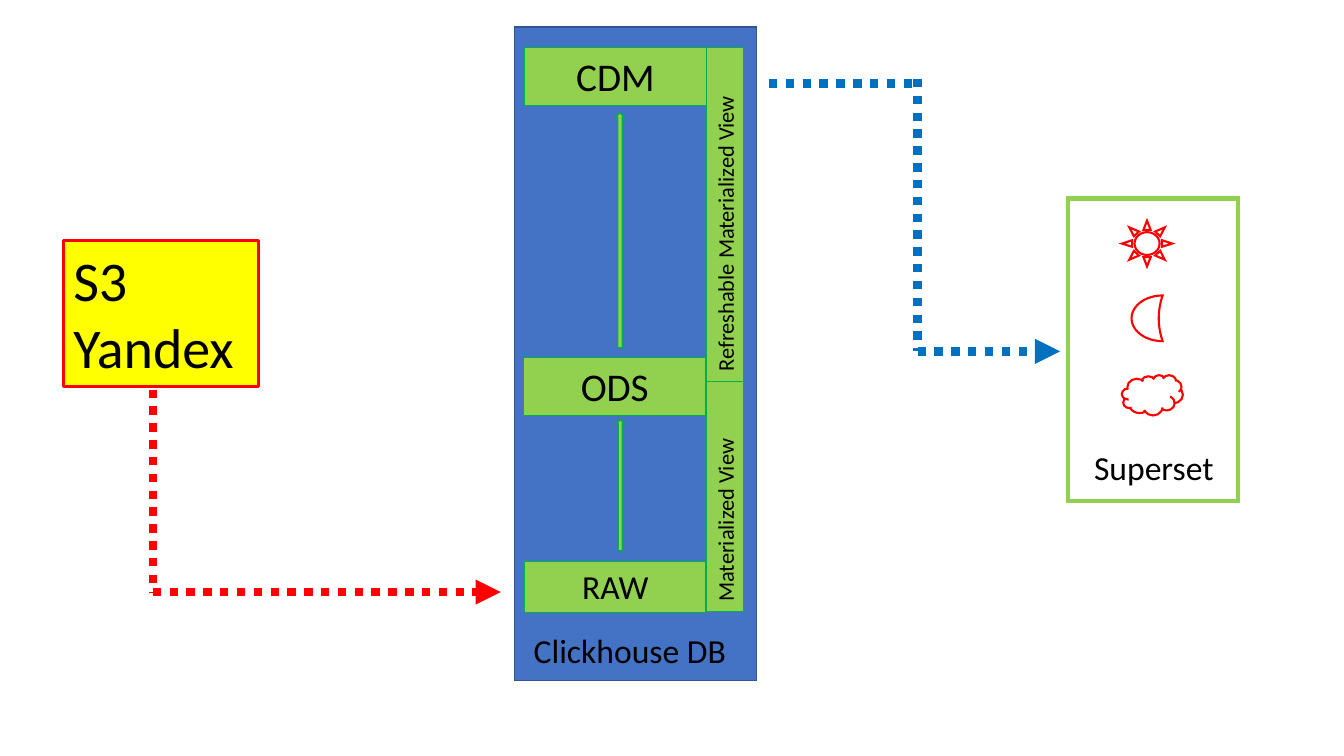
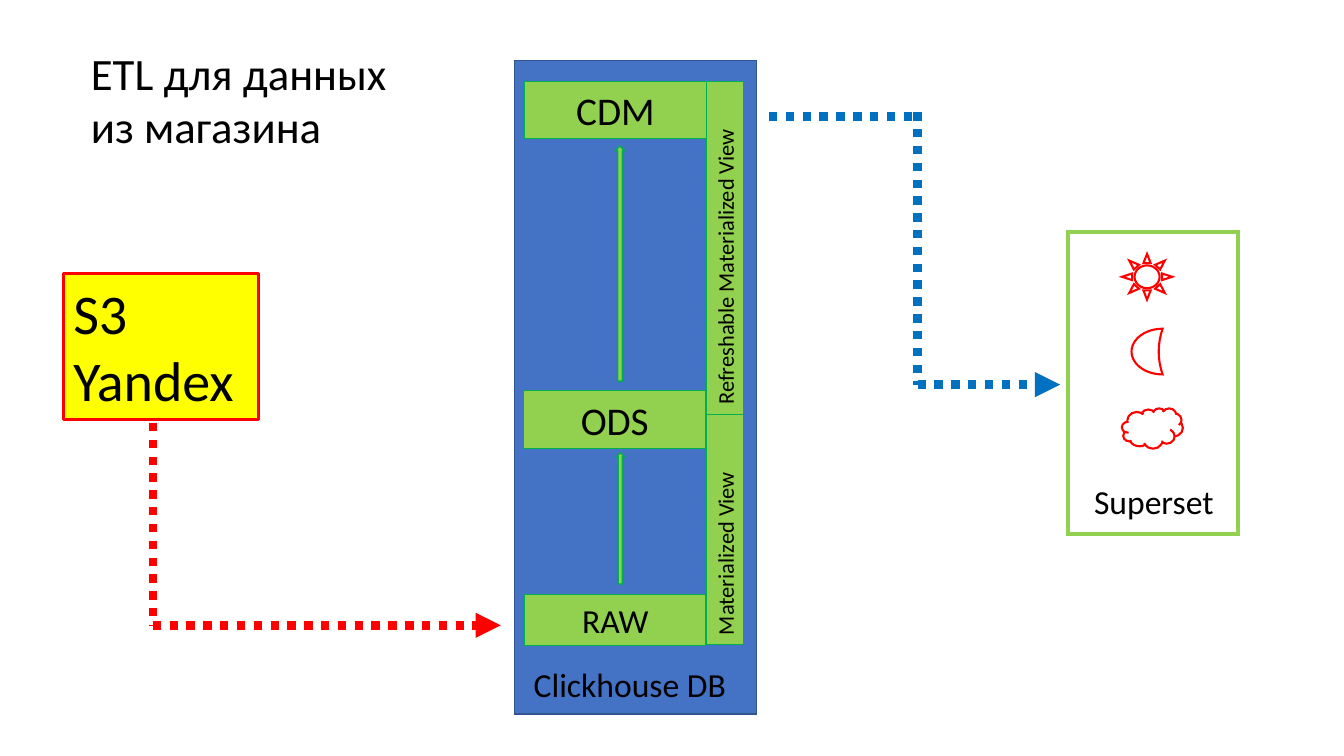
Before and after one commit to petr192/lab08, a slide deck: slide 2 of Мои_факапс_юрлов.pptx. Drawn at 1344x756 pixels with LibreOffice and Linux fonts; fonts in the diff are those of the drawing. Boxes give left, top, right and bottom in pixels: in the first picture for what was removed or moved away, otherwise in the second. Text is boxed around its words. In the diff, an @@ line names an element or a change of style, - is before the commit and + after.

```diff
--- a/Мои_факапс_юрлов.pptx
+++ b/Мои_факапс_юрлов.pptx
@@ text added at (91,61,387,144), 32 pt, text #000000 @@
+ETL для данных из магазина
@@ 8 rectangles, 3 lines, 2 texts, 2 up arrows, 2 arrows, 1 sun, 1 moon, 1 cloud: place and size @@
-8 rectangles, 3 lines, 2 texts, 2 up arrows, 2 arrows, 1 sun, 1 moon, 1 cloud at (64,27,1238,681)
+8 rectangles, 3 lines, 2 texts, 2 up arrows, 2 arrows, 1 sun, 1 moon, 1 cloud at (64,60,1238,714)
```
Also in this commit, not shown: 5 other slides changed, 1 slide added, 1 other file.
